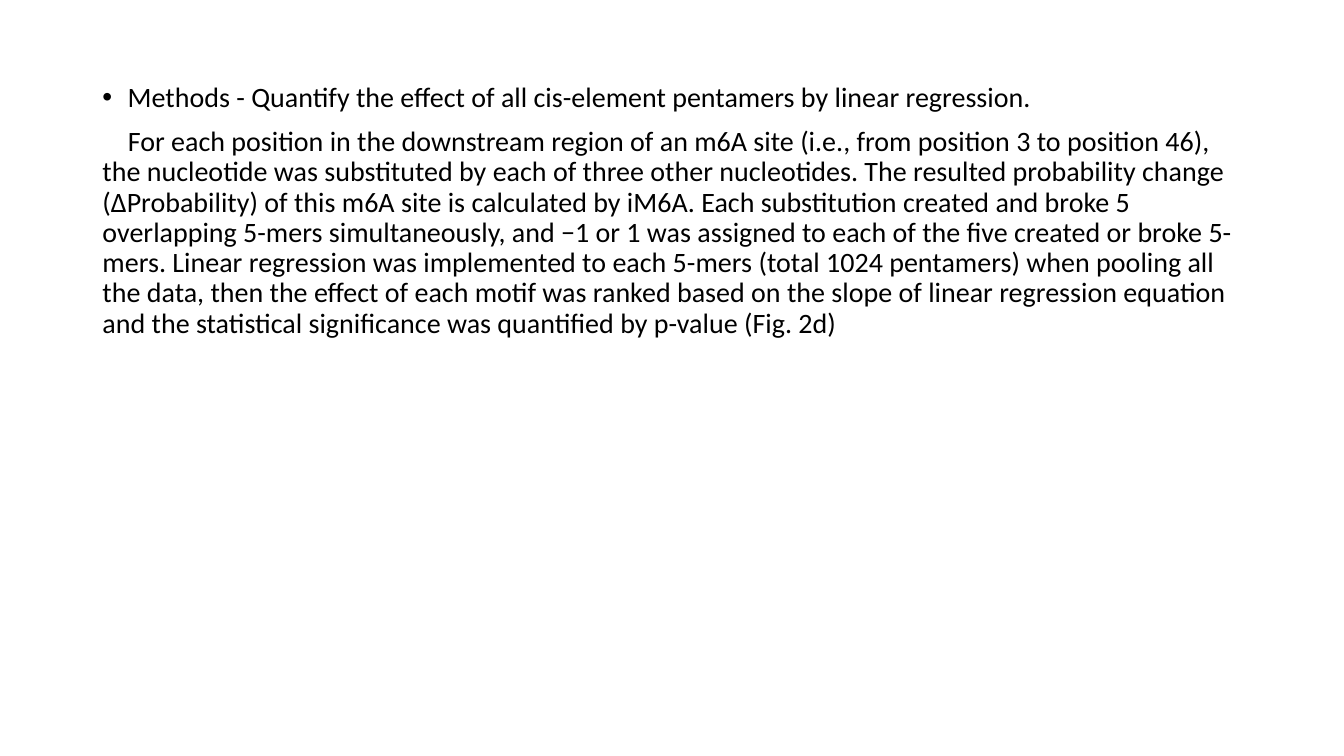
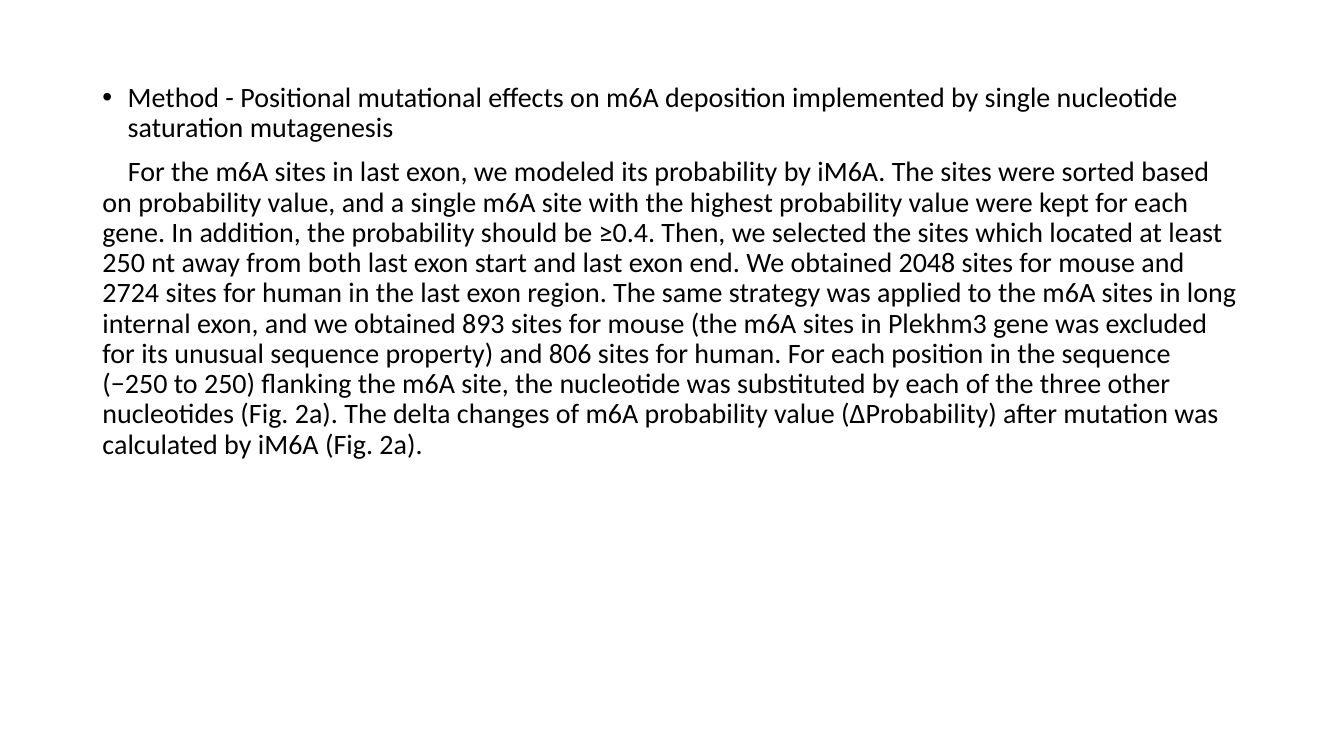
Before and after one commit to YanChengHuang/paper_implement, a slide deck: slide 33 of iM6A/presentation/iM6A.pptx (slide 37 before the commit). Drawn at 1344x756 pixels with LibreOffice and Linux fonts; fonts in the diff are those of the drawing. Boxes give left, top, right and bottom in pixels: in the first picture for what was removed or moved away, otherwise in the second. Text is boxed around its words. In the diff, an @@ line names an element or a change of style, - is before the commit and + after.

```diff
--- a/iM6A/presentation/iM6A.pptx
+++ b/iM6A/presentation/iM6A.pptx
@@ text at <box>102,87,1236,459</box>: text changed @@
-• Methods - Quantify the effect of all cis-element pentamers by linear regression.
-For each position in the downstream region of an m6A site (i.e., from position 3 to position 46), the nucleotide was substituted by each of three other nucleotides. The resulted probability change (ΔProbability) of this m6A site is calculated by iM6A. Each substitution created and broke 5 overlapping 5-mers simultaneously, and −1 or 1 was assigned to each of the five created or broke 5-mers. Linear regression was implemented to each 5-mers (total 1024 pentamers) when pooling all the data, then the effect of each motif was ranked based on the slope of linear regression equation and the statistical significance was quantified by p-value (Fig. 2d)
+• Method - Positional mutational effects on m6A deposition implemented by single nucleotide saturation mutagenesis
+For the m6A sites in last exon, we modeled its probability by iM6A. The sites were sorted based on probability value, and a single m6A site with the highest probability value were kept for each gene. In addition, the probability should be ≥0.4. Then, we selected the sites which located at least 250 nt away from both last exon start and last exon end. We obtained 2048 sites for mouse and 2724 sites for human in the last exon region. The same strategy was applied to the m6A sites in long internal exon, and we obtained 893 sites for mouse (the m6A sites in Plekhm3 gene was excluded for its unusual sequence property) and 806 sites for human. For each position in the sequence (−250 to 250) flanking the m6A site, the nucleotide was substituted by each of the three other nucleotides (Fig. 2a). The delta changes of m6A probability value (ΔProbability) after mutation was calculated by iM6A (Fig. 2a).
```
Also in this commit, not shown: 3 other slides changed, 1 slide added, 1 slide removed.
